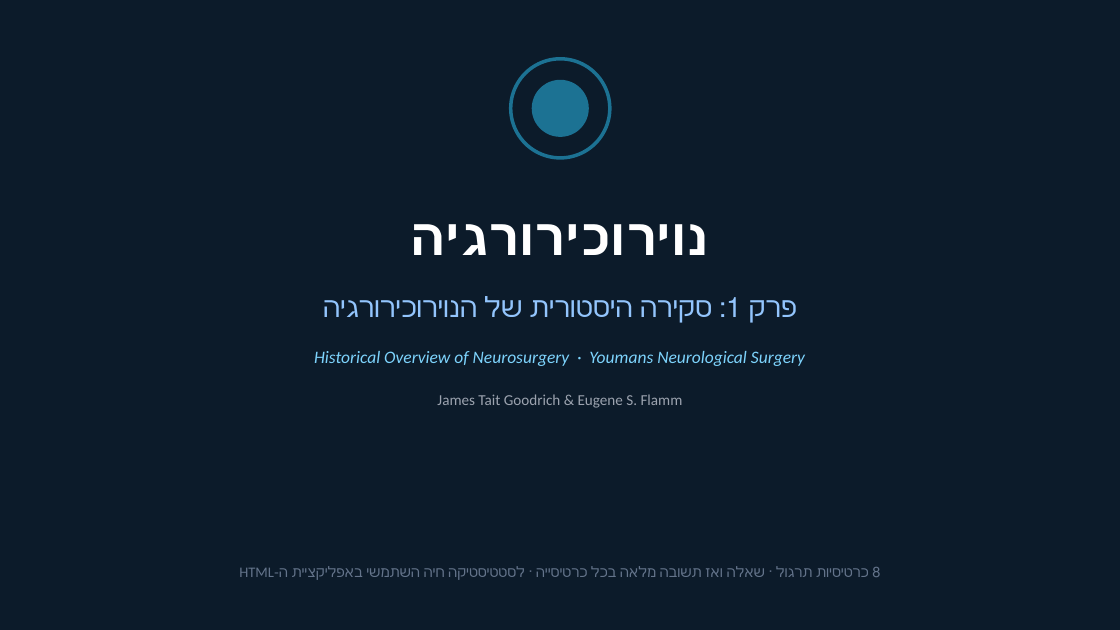
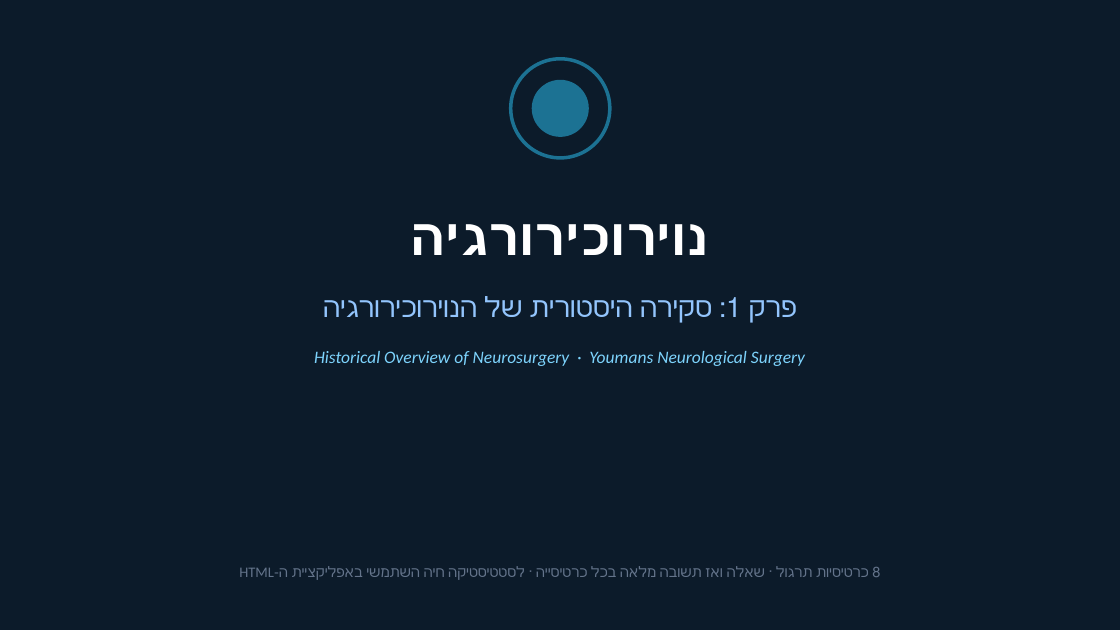
Before and after one commit to maskit101/summeries-medicine, a slide deck: slide 1 of docs/neurosurgery/summaries/01-historical-overview-of-neurosurgery.pptx. Drawn at 1120x630 pixels with LibreOffice and Linux fonts; fonts in the diff are those of the drawing. Boxes give left, top, right and bottom in pixels: in the first picture for what was removed or moved away, otherwise in the second. Text is boxed around its words. In the diff, an @@ line names an element or a change of style, - is before the commit and + after.

```diff
--- a/docs/neurosurgery/summaries/01-historical-overview-of-neurosurgery.pptx
+++ b/docs/neurosurgery/summaries/01-historical-overview-of-neurosurgery.pptx
@@ text removed at [437, 394, 683, 408] @@
-James Tait Goodrich & Eugene S. Flamm
```
Also in this commit, not shown: 13 other slides changed, 4 other files.
